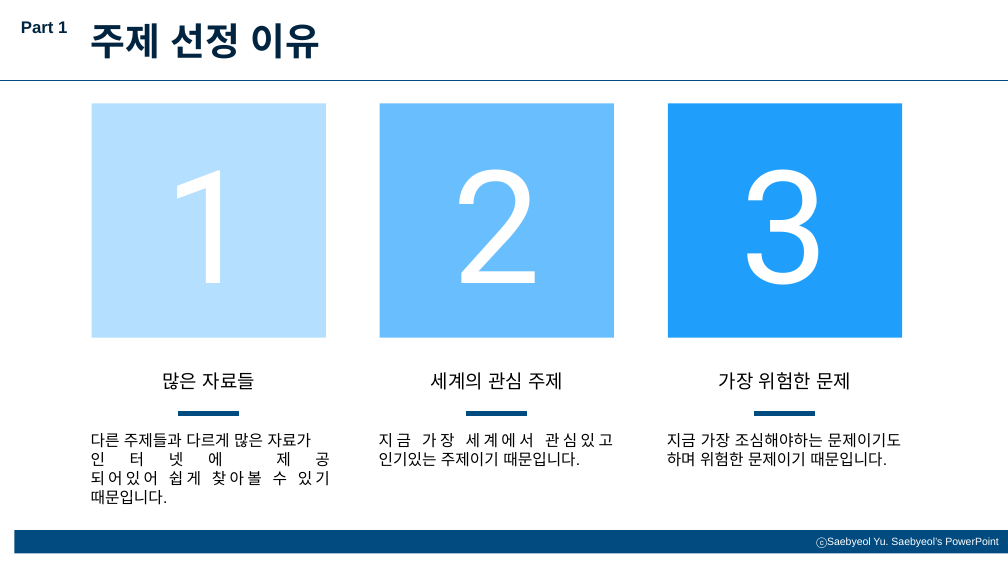
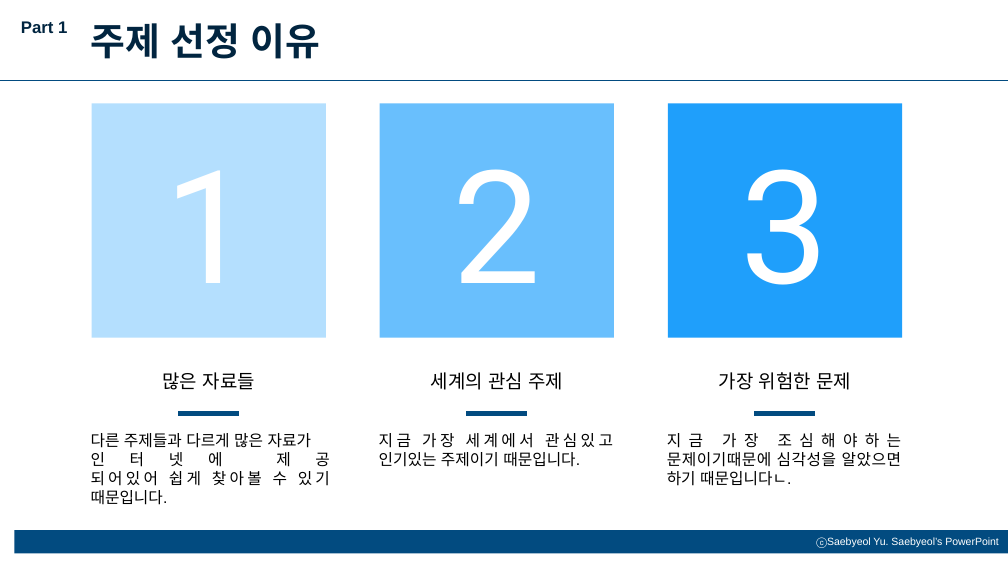
Before and after one commit to tjwnsgh112233/30412, a slide deck: slide 4 of 코로나 국가별 인원(30412서준호).pptx. Drawn at 1008x567 pixels with LibreOffice and Linux fonts; fonts in the diff are those of the drawing. Boxes give left, top, right and bottom in pixels: in the first picture for what was removed or moved away, otherwise in the second. Text is boxed around its words. In the diff, an @@ line names an element or a change of style, - is before the commit and + after.

```diff
--- a/코로나 국가별 인원(30412서준호).pptx
+++ b/코로나 국가별 인원(30412서준호).pptx
@@ text at (667, 433, 901, 486): text changed @@
-지금 가장 조심해야하는 문제이기도 하며 위험한 문제이기 때문입니다.
+지금 가장 조심해야하는 문제이기때문에 심각성을 알았으면 하기 때문입니다ㄴ.
```
Also in this commit, not shown: 3 other slides changed.
